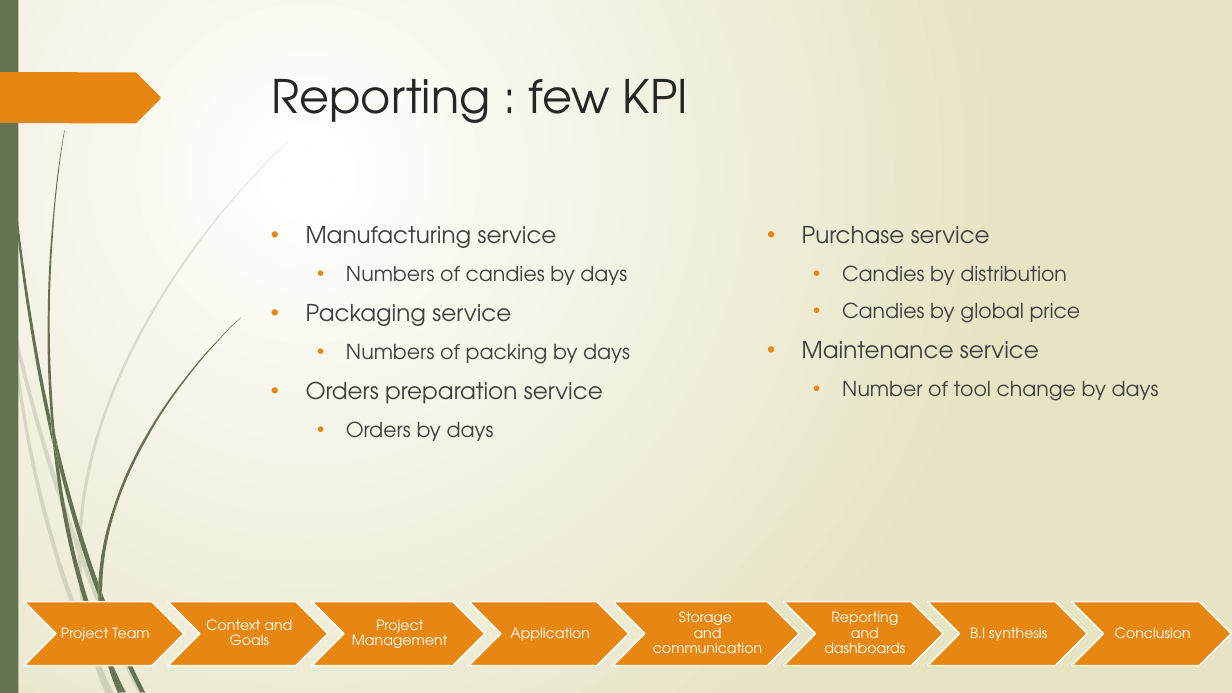
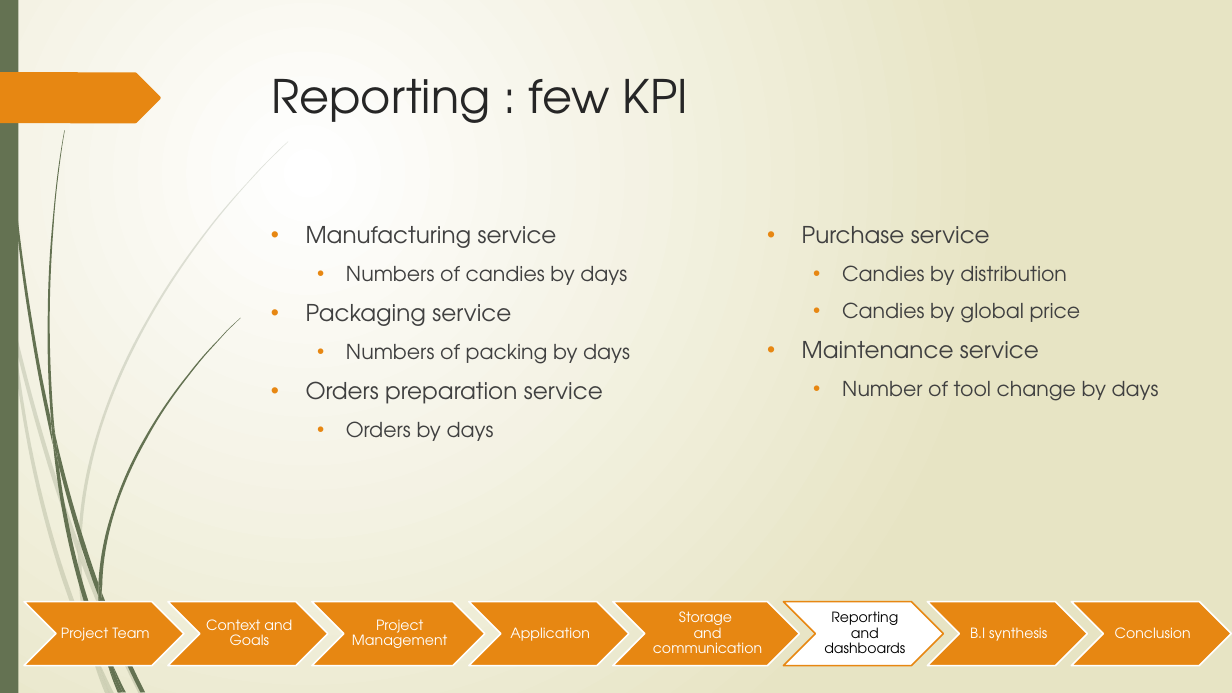
Before and after one commit to Gaetan90/ProjetBI, a slide deck: slide 15 of Projet BI.pptx. Drawn at 1232x693 pixels with LibreOffice and Linux fonts; fonts in the diff are those of the drawing. Boxes give left, top, right and bottom in pixels: in the first picture for what was removed or moved away, otherwise in the second. Text is boxed around its words. In the diff, an @@ line names an element or a change of style, - is before the commit and + after.

```diff
--- a/Projet BI.pptx
+++ b/Projet BI.pptx
@@ chevron at [784,602,944,665]: fill #E78712 to #FFFFFF; outline #FFFFFF 1.25 pt to #E78712 1.25 pt @@
@@ text "Reporting and dashboards" at [824,611,905,653]: text colour #FFFFFF to #000000 @@
```
Also in this commit, not shown: 9 other slides changed, 1 slide added.
